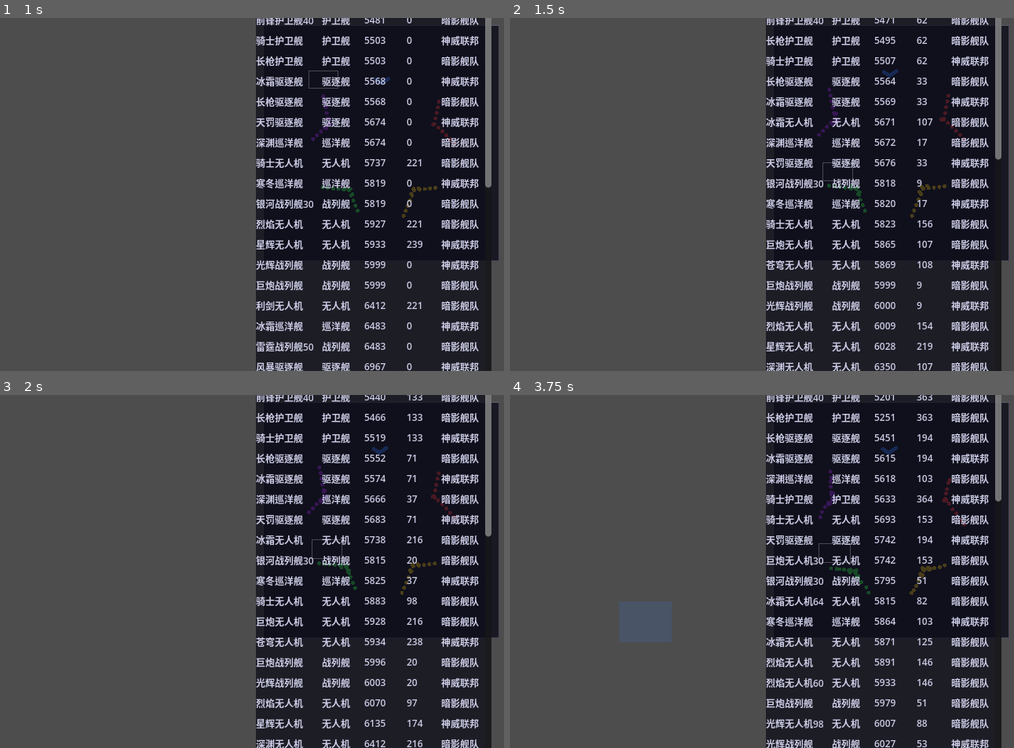
Above: before the commit, frames 1-4 (two rows, left to right).
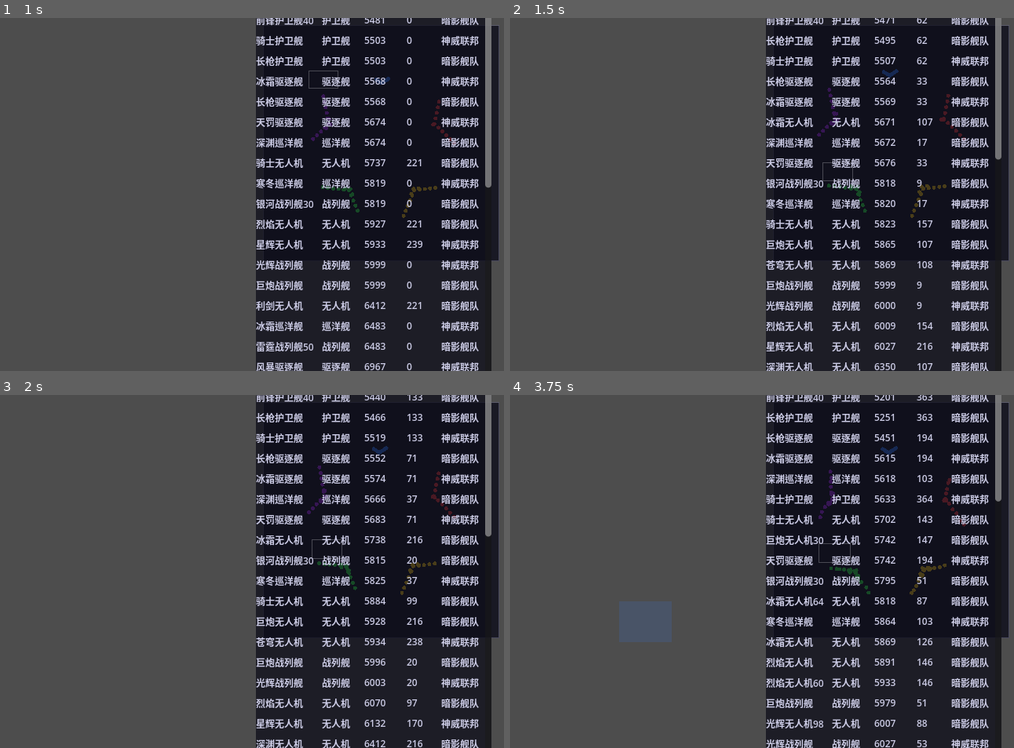
Above: after the commit, the same moments.

Repository: ZhanXuzhao/SpaceRTS
Game: Godot game, scene res://scenes/main.tscn
Two runs of this game, one before a commit and one after it. Both use one fixed random seed, a clock stepped at 60 frames per second and the inputs below.
Inputs (mouse positions are in pixels of both pictures, inside the frame that each line leads up to):
- Up to frame 1 (1 s): click (372, 21) at 0.52 s
- Up to frame 2 (1.5 s): tap Enter at 1.25 s; move the mouse to (842, 176) at 1.27 s; hold W from 1.28 s (still down); tap R at 1.35 s; click (842, 176) at 1.42 s
- Up to frame 3 (2 s): keep holding W
- Up to frame 4 (3.75 s): release W at 2 s; drag from (575, 589) to (671, 642) at 2.02 s; move the mouse to (767, 493) at 2.77 s; hold W 2.78-3.5 s; tap H at 2.85 s; drag from (671, 642) to (515, 518) at 3.52 s

Frame 1 is identical in both runs. In frame 2, less than 0.1% of the frame differs, in the area x 75-84%, y 57-94%; in frame 3, less than 0.1%; in frame 4, 1.1%, in the area x 50-96%, y 27-71%.

Commit message:
阵营数据排名、效率统计 & 单对武器不生成PD
- overlay: 阵营按积分降序排列并显示 No.1/No.2… 名次
- overlay: 新增效率列 (消灭积分/损失积分)，零损失时显示∞
- unit: 添加 team_losses 静态字典跟踪阵营损失积分
- unit: 修复 threat_gain 作用域问题，避免非击杀死亡时报错
- main: 仅一对武器插槽时使用 create_random_offensive 排除PD

Diff:
--- a/scripts/main.gd
+++ b/scripts/main.gd
@@ -1098,8 +1098,11 @@
 		var i := 0
 		while i < unit.slot_count:
 			var w: Weapon
+			# 仅一对武器时，不生成 PD（纯进攻性配置）
+			if pairs == 1:
+				w = Weapon.create_random_offensive()
 			# 最后一对插槽：如果前面全是 PD，强制生成非 PD 武器
-			if pairs > 1 and i >= (pairs - 1) * 2:
+			elif pairs > 1 and i >= (pairs - 1) * 2:
 				var all_pd := true
 				for j in range(0, i, 2):
 					if loadout[j].weapon_type != Weapon.WeaponType.PD:
--- a/scripts/overlay.gd
+++ b/scripts/overlay.gd
@@ -64,15 +64,26 @@
 
 
 func _rebuild_team_labels() -> void:
-	"""根据 main 中的 faction_team_names 重建阵营行（积分 + DPS 合并）"""
+	"""根据 main 中的 faction_team_names 重建阵营行（按积分降序排序）"""
 	var names: Array[String] = main.faction_team_names
 	var colors: Array[Color] = main.faction_team_colors
+	var scores = Unit.team_scores
 	var header = _menu.get_node("FactionHeader")
 
+	# 构建带积分的数据用于排序
+	var entries: Array[Dictionary] = []
 	for i in names.size():
-		var team_name = names[i]
-		var icon = _TEAM_ICONS[i % _TEAM_ICONS.size()]
-		var color = colors[i]
+		entries.append({"name": names[i], "color": colors[i], "score": scores.get(names[i], 0)})
+
+	# 按积分降序排列
+	entries.sort_custom(func(a, b): return a.score > b.score)
+
+	for i in entries.size():
+		var entry = entries[i]
+		var team_name = entry.name
+		var color = entry.color
+		var orig_idx = names.find(team_name)
+		var icon = _TEAM_ICONS[orig_idx % _TEAM_ICONS.size()]
 
 		var lbl = Label.new()
 		lbl.name = "FactionData_" + team_name
@@ -114,19 +125,33 @@
 
 
 func _update_scoreboard() -> void:
-	"""刷新阵营数据（积分 + DPS 合并显示）"""
+	"""刷新阵营数据（积分 + 效率 + DPS 合并显示，带排名）"""
 	var scores = Unit.team_scores
+	var losses = Unit.team_losses
 	var dmg_data = Unit.team_weapon_damage
 	var life_data = Unit.team_weapon_lifetime
 	var wt_types = [Weapon.WeaponType.BULLET, Weapon.WeaponType.MISSILE, Weapon.WeaponType.LASER, Weapon.WeaponType.PD]
+	var names: Array[String] = main.faction_team_names
 
-	for lbl in _faction_entries:
+	# _faction_entries 已在 _rebuild_team_labels 中按积分降序排好
+	for rank in _faction_entries.size():
+		var lbl = _faction_entries[rank]
 		var team_name = lbl.name.trim_prefix("FactionData_")
-		var icon = lbl.text[0] if lbl.text.length() > 0 else ""
+		var orig_idx = names.find(team_name)
+		var icon = _TEAM_ICONS[orig_idx % _TEAM_ICONS.size()] if orig_idx >= 0 else ""
 		var score = scores.get(team_name, 0)
+		var loss = losses.get(team_name, 0)
+		var efficiency_str: String
+		if loss > 0:
+			var eff = float(score) / float(loss)
+			efficiency_str = str(snapped(eff, 0.01))
+		elif score > 0:
+			efficiency_str = "∞"
+		else:
+			efficiency_str = "0"
 
 		var parts: Array[String] = []
-		parts.append(icon + " " + team_name + "  积分:" + str(score))
+		parts.append("No." + str(rank + 1) + " " + icon + " " + team_name + "  积分:" + str(score) + "  效率:" + efficiency_str)
 		for wt in wt_types:
 			var dmg = dmg_data.get(team_name, {}).get(wt, 0.0)
 			var life = life_data.get(team_name, {}).get(wt, 0.0)
--- a/scripts/unit.gd
+++ b/scripts/unit.gd
@@ -55,6 +55,8 @@
 
 ## 阵营总积分（击杀无人机~战列舰分别加 1~5 分），static 跨 Unit 实例共享
 static var team_scores: Dictionary = {}  # Team → int
+## 阵营损失积分（被击毁的飞船分值累计），用于计算效率
+static var team_losses: Dictionary = {}  # Team → int
 
 ## 武器 DPS 统计
 ## team_weapon_damage[team][weapon_type] = 总伤害
@@ -512,6 +514,7 @@
 ## 重置阵营积分，游戏重新开始时调用
 static func reset_team_scores() -> void:
 	team_scores.clear()
+	team_losses.clear()
 
 ## 重置武器 DPS 统计，游戏重新开始时调用
 static func reset_weapon_stats() -> void:
@@ -632,20 +635,23 @@
 	_shield_regen_delay = GameConfig.SHIELD_REGEN_DELAY
 	mark_dirty()
 	if hull <= 0.0:
+		# 根据船型计算损失积分（在 if 块外定义，供后续使用）
+		var threat_gain := 0
+		match class_type:
+			ShipClass.DRONE: threat_gain = 1
+			ShipClass.FRIGATE: threat_gain = 2
+			ShipClass.DESTROYER: threat_gain = 3
+			ShipClass.CRUISER: threat_gain = 4
+			ShipClass.BATTLESHIP: threat_gain = 5
 		# 击杀者增加战绩
 		if source != null and source is Unit and source != self:
 			var killer: Unit = source
 			killer.kill_count += 1
-			var threat_gain := 0
-			match class_type:
-				ShipClass.DRONE: threat_gain = 1
-				ShipClass.FRIGATE: threat_gain = 2
-				ShipClass.DESTROYER: threat_gain = 3
-				ShipClass.CRUISER: threat_gain = 4
-				ShipClass.BATTLESHIP: threat_gain = 5
 			killer.threat_level += threat_gain
 			# 更新阵营总积分
 			team_scores[killer.team] = team_scores.get(killer.team, 0) + threat_gain
+		# 被击毁方记录损失积分
+		team_losses[team] = team_losses.get(team, 0) + threat_gain
 		# 目标死亡时清理状态
 		_is_moving = false
 		_is_orbit = false
